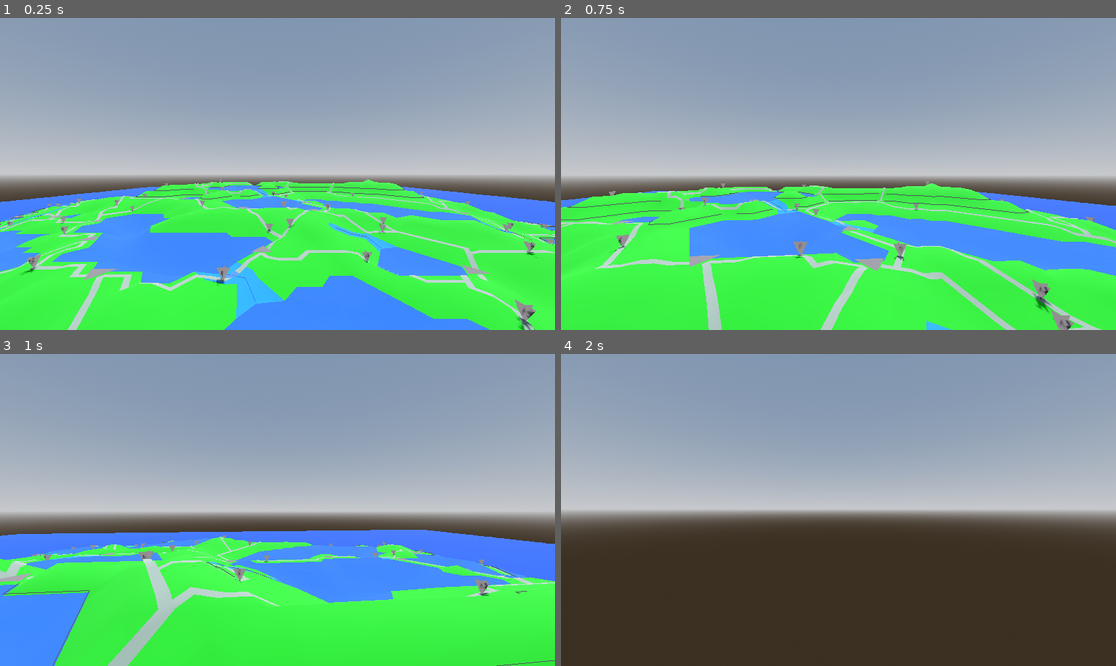
Above: before the commit, frames 1-4 (two rows, left to right).
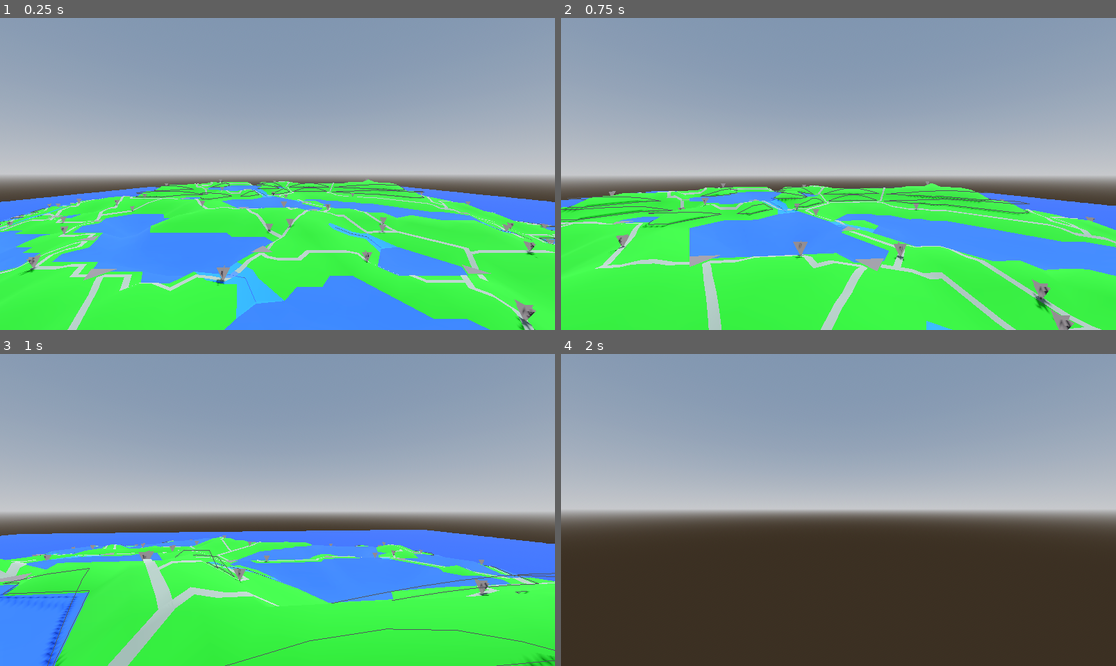
Above: after the commit, the same moments.

Repository: MichaelReel/Faster-Island-Generation
Game: Godot game, scene res://Main.tscn
Two runs of this game, one before a commit and one after it. Both use one fixed random seed, a clock stepped at 60 frames per second and the inputs below.
Inputs (mouse positions are in pixels of both pictures, inside the frame that each line leads up to):
- Up to frame 1 (0.25 s): no input
- Up to frame 2 (0.75 s): tap Enter at 0.5 s; move the mouse to (866, 174) at 0.52 s; hold W (forward) from 0.53 s (still down)
- Up to frame 3 (1 s): keep holding W (forward)
- Up to frame 4 (2 s): keep holding W (forward); move the mouse to (810, 510) at 1.27 s

The runs differ from the first frame. In frame 1, 0.2% of the frame differs, in the area x 24-77%, y 52-59%; in frame 2, 0.7%; in frame 3, 0.8%, in the area x 0-100%, y 62-100%; in frame 4, nothing differs.

Commit message:
Can now plot the debug outline of cliffs

Diff:
--- a/Main.tscn
+++ b/Main.tscn
@@ -48,6 +48,7 @@
 editor_display = 3
 bounds_side = 100.0
 island_cell_count = 6000
+max_cliff_height = 0.6
 sub_water = SubResource("StandardMaterial3D_582fk")
 ground = SubResource("StandardMaterial3D_g3d72")
 water_surface = SubResource("StandardMaterial3D_ui302")
--- a/island/GeneratedIsland.gd
+++ b/island/GeneratedIsland.gd
@@ -45,6 +45,7 @@
 
 @export_category("cliff_creation")
 @export var min_slope_to_cliff: float = 0.5
+@export var max_cliff_height: float = 1.0
 
 @export_category("debug_materials")
 @export var sub_water: Material = Material.new()
@@ -99,6 +100,7 @@
 		slope_penalty,
 		river_penalty,
 		min_slope_to_cliff,
+		max_cliff_height,
 	)
 	var _err2 = _terrain_manager.connect("stage_complete", _on_stage_complete)
 	_terrain_manager.perform(editor_display)
@@ -121,6 +123,7 @@
 		slope_penalty,
 		river_penalty,
 		min_slope_to_cliff,
+		max_cliff_height,
 	)
 	var _err1 = _terrain_manager.connect("all_stages_complete", _on_all_stages_complete)
 	var _err2 = _terrain_manager.connect("stage_complete", _on_stage_complete)
--- a/island/generation/TerrainManager.gd
+++ b/island/generation/TerrainManager.gd
@@ -32,6 +32,7 @@
 	slope_penalty: float,
 	river_penalty: float,
 	min_slope_to_cliff: float,
+	max_cliff_height: float,
 ) -> void:
 	var rng = RandomNumberGenerator.new()
 	rng.seed = random_seed
@@ -82,6 +83,7 @@
 		_river_manager,
 		_civil_manager,
 		min_slope_to_cliff,
+		max_cliff_height,
 		material_lib,
 		rng.randi(),
 
--- a/island/generation/cliffs/CliffManager.gd
+++ b/island/generation/cliffs/CliffManager.gd
@@ -20,6 +20,7 @@
 	river_manager: RiverManager,
 	civil_manager: CivilManager,
 	min_slope: float,
+	max_cliff_height: float,
 	material_lib: MaterialLib,
 	rng_seed: int,
 ) -> void:
@@ -39,6 +40,7 @@
 		_river_manager.get_river_layer(),
 		_civil_manager.get_road_layer(),
 		min_slope,
+		max_cliff_height,
 	)
 
 	_cliff_line_mesh = CliffLineMesh.new(
--- a/island/generation/cliffs/geometry/CliffLayer.gd
+++ b/island/generation/cliffs/geometry/CliffLayer.gd
@@ -7,9 +7,12 @@
 var _river_layer: RiverLayer
 var _road_layer: RoadLayer
 var _min_slope: float
+var _cliff_max_height: float
 var _point_cliff_top_cell_map: Dictionary = {}  # Dictionary[int, PackedInt32Array]
 var _edge_cliff_top_cell_ind_map: Dictionary = {}  # Edge key to cell index
 var _cliff_base_chains: Array[PackedInt32Array] = []
+var _cliff_base_elevations: Array[PackedFloat32Array] = []
+var _cliff_top_elevations: Array[PackedFloat32Array] = []
 
 func _init(
 	lake_layer: LakeLayer,
@@ -18,6 +21,7 @@
 	river_layer: RiverLayer,
 	road_layer: RoadLayer,
 	min_slope: float,
+	cliff_max_height: float,
 ) -> void:
 	_lake_layer = lake_layer
 	_region_cell_layer = region_cell_layer
@@ -25,18 +29,24 @@
 	_river_layer = river_layer
 	_road_layer = road_layer
 	_min_slope = min_slope
+	_cliff_max_height = cliff_max_height
 
 func perform() -> void:
 	_get_all_the_cliff_base_chains()
-#	_setup_debug_draw()
-#	_split_grid_along_cliff_lines()
+	_split_grid_along_cliff_lines()
+
 #	_create_cliff_polygons()
 
 func get_cliff_base_lines() -> Array[PackedInt32Array]:
+	"""
+	Return all the cliff point indices as an array of point_index arrays
+	The index of each sub array in the returned array can be considered to be the `cliff_index`
+	"""
 	return _cliff_base_chains
 
-#func get_cliff_surfaces() -> Array[Array]:  # -> Array[Array[Triangle]]
-#	return _cliff_surface_triangles
+func get_cliff_elevation_lines(cliff_index: int) -> Array[PackedFloat32Array]:
+	"""Return the base and top elevations for the given cliff index"""
+	return [_cliff_base_elevations[cliff_index], _cliff_top_elevations[cliff_index]]
 
 func _get_all_the_cliff_base_chains() -> void:
 	"""
@@ -44,7 +54,6 @@
 	Scan the above water cells for steep faces
 	Find chains of steep faces that don't cross roads, rivers
 	"""
-	pass
 	var cliff_edges_keys_to_array: Dictionary = {}  # Dictionary[String, PackedInt32Array]
 	for cell_ind in _lake_layer.get_non_water_body_cell_indices():
 		var slope_height_diff: float = _height_layer.get_slope_by_cell_index(cell_ind)
@@ -83,8 +92,6 @@
 	# Find all the cliff chains
 	var chains: Array[PackedInt32Array] = CliffLayer._extract_chains_from_edges(cliff_edges_keys_to_array)
 
-	print(chains)
-
 	for chain in chains:
 		# Don't keep any chains that are too short to draw
 		if len(chain) > 3:
@@ -103,31 +110,42 @@
 #		top_triangles.append_array(_point_cliff_top_triangles_map[key])
 #	return top_triangles
 
-#func _setup_debug_draw() -> void:
-#	for cliff_chain in _cliff_base_chains:
-#		# Setup the debug draw
-#		for i in range(len(cliff_chain)):
-#			var cliff_edge: Edge = cliff_chain[i]
-#			_edge_cliff_top_triangle_map[cliff_edge].set_cliff_edge(cliff_edge)
-#			if i + 1 < len(cliff_chain):
-#				var cliff_point: Vertex = cliff_edge.shared_point(cliff_chain[i + 1])
-#				for triangle in _get_cliff_point_top_triangles(cliff_point):
-#					triangle.set_cliff_point(cliff_point)
-
-#func _split_grid_along_cliff_lines() -> void:
-#	"""
-#	Separate the grid where the cliffs are located
-#	"""
-#	# This is likely to break so much stuff. This will be interesting.
-#	for cliff_chain in _cliff_base_chains:
-#		_cliff_vertex_chain_pairs.append(_split_grid_along_cliff_line(cliff_chain))
-
-#func _split_grid_along_cliff_line(cliff_chain: Array[Edge]) -> Array[Array]:  # -> Array[Array[Vertex]]
-#	"""
-#	Split the cliff points in the grid and separate the cliff chain by height
-#
-#	Return both the top chain and the bottom chain of vertices
-#	"""
+func _split_grid_along_cliff_lines() -> void:
+	"""
+	Separate the grid where the cliffs are located
+	"""
+	for cliff_chain in _cliff_base_chains:
+		_split_grid_along_cliff_line(cliff_chain)
+
+func _split_grid_along_cliff_line(cliff_chain: PackedInt32Array) -> void:
+	"""
+	Create a set of new heights for the tops of the cliffs,
+	these should be made discoverable by referencing the combination of cell and point
+	"""
+	var cliff_bottom_heights = PackedFloat32Array(
+		Array(cliff_chain).map(
+			func (point_ind: int): return _height_layer.get_point_height(point_ind)
+		)
+	)
+	var cliff_top_heights: PackedFloat32Array = []
+	var cliff_length: int = len(cliff_chain)
+	for cliff_index in range(cliff_length):
+		if cliff_index == 0 or cliff_index == cliff_length - 1:
+			# Just set the ends to the same height as the bottoms
+			# The algoritm below might hav got close, but just to avoid float precision errors
+			cliff_top_heights.append(cliff_bottom_heights[cliff_index])
+			continue
+
+		# To work out the cliff "curve" the following algorithm will give a reasonable curve:
+		# https://www.desmos.com/calculator/lajhzxtfl0
+		# height = cos( PI * (x - length * 0.5) / length ) * max_height
+		var length = cliff_length - 1
+		var cliff_height = cos(PI * (cliff_index - 0.5 * length) / length) * _cliff_max_height
+		cliff_top_heights.append(cliff_bottom_heights[cliff_index] + cliff_height)
+
+	_cliff_base_elevations.append(cliff_bottom_heights)
+	_cliff_top_elevations.append(cliff_top_heights)
+
 #	var top_vertex_chain: Array[Vertex] = []
 #	var bottom_vertex_chain: Array[Vertex] = []
 #	# for each non-end point in the cliff line, we need to
--- a/island/generation/cliffs/mesh/CliffLineMesh.gd
+++ b/island/generation/cliffs/mesh/CliffLineMesh.gd
@@ -22,15 +22,26 @@
 	surface_tool.begin(Mesh.PRIMITIVE_LINES)
 
 	var cliff_base_lines: Array[PackedInt32Array] = _cliff_layer._cliff_base_chains
-	for cliff_as_point_indices in cliff_base_lines:
-		for cliff_index in range(len(cliff_as_point_indices) - 1):
-			var point_index_a = cliff_as_point_indices[cliff_index]
-			var point_index_b = cliff_as_point_indices[cliff_index + 1]
+	for cliff_index in range(len(cliff_base_lines)):
+		var cliff_as_point_indices: PackedInt32Array = cliff_base_lines[cliff_index]
+		var base_and_top_elevations: Array[PackedFloat32Array] = _cliff_layer.get_cliff_elevation_lines(cliff_index)
+		var cliff_base_heights: PackedFloat32Array = base_and_top_elevations[0]
+		var cliff_top_heights: PackedFloat32Array = base_and_top_elevations[1]
 
-			var vertex_a = _tri_cell_layer.get_point_as_vector3(point_index_a, _height_layer.get_point_height(point_index_a) + 0.05)
-			var vertex_b = _tri_cell_layer.get_point_as_vector3(point_index_b, _height_layer.get_point_height(point_index_b) + 0.05)
+		for index_in_cliff in range(len(cliff_as_point_indices) - 1):
+			var point_index_a = cliff_as_point_indices[index_in_cliff]
+			var point_index_b = cliff_as_point_indices[index_in_cliff + 1]
+
+			var vertex_a = _tri_cell_layer.get_point_as_vector3(point_index_a, cliff_base_heights[index_in_cliff] + 0.05)
+			var vertex_b = _tri_cell_layer.get_point_as_vector3(point_index_b, cliff_base_heights[index_in_cliff + 1] + 0.05)
 
 			surface_tool.add_vertex(vertex_a)
 			surface_tool.add_vertex(vertex_b)
 
+			var top_vertex_a = _tri_cell_layer.get_point_as_vector3(point_index_a, cliff_top_heights[index_in_cliff] + 0.05)
+			var top_vertex_b = _tri_cell_layer.get_point_as_vector3(point_index_b, cliff_top_heights[index_in_cliff + 1] + 0.05)
+
+			surface_tool.add_vertex(top_vertex_a)
+			surface_tool.add_vertex(top_vertex_b)
+
 	surface_tool.commit(self)
